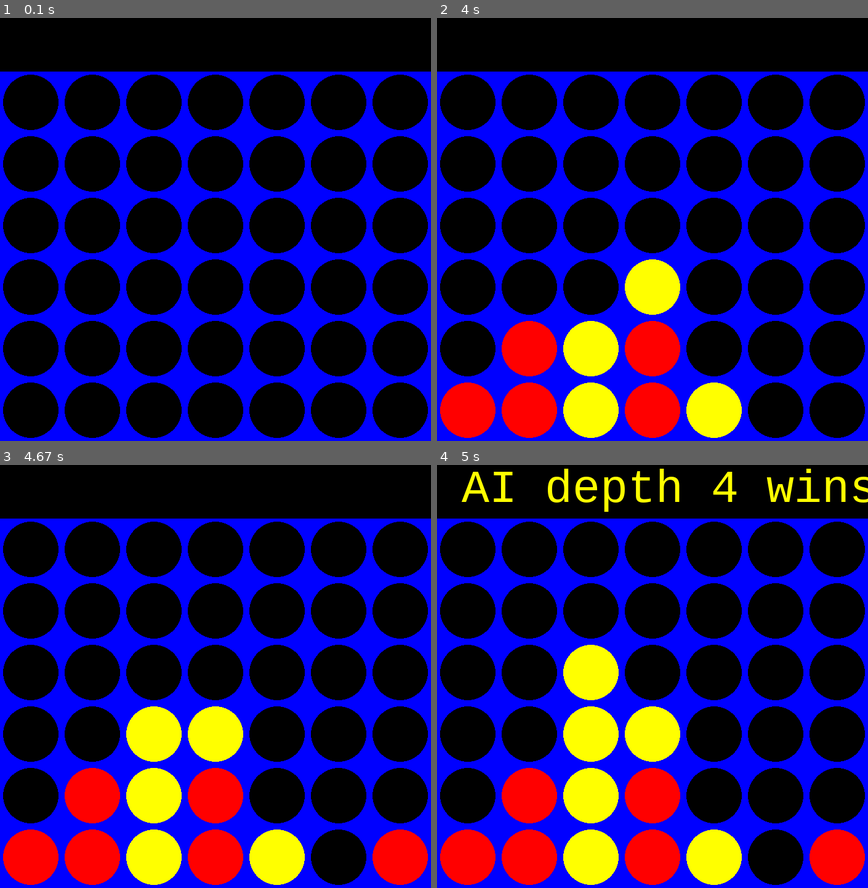
Above: before the commit, frames 1-4 (two rows, left to right).
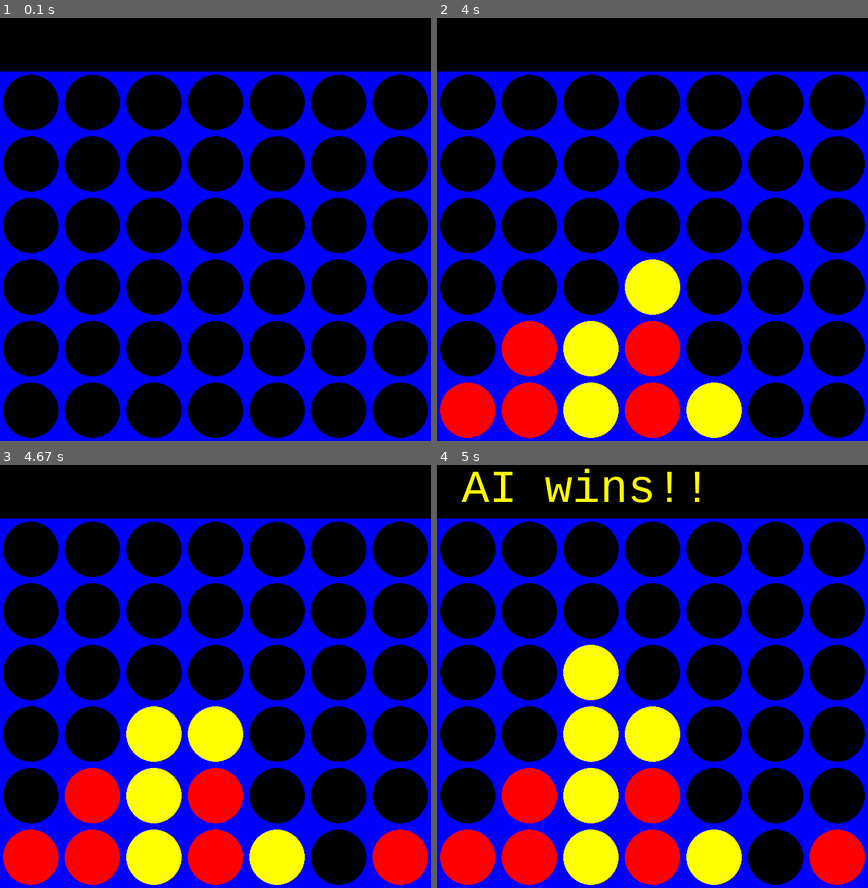
Above: after the commit, the same moments.

Repository: sam-coleman/Connect_4
Game: pygame game, started from main.py
Two runs of this game, one before a commit and one after it. Both use one fixed random seed, a clock stepped at 60 frames per second and the inputs below.
Inputs (mouse positions are in pixels of both pictures, inside the frame that each line leads up to):
- Up to frame 1 (0.1 s): no input
- Up to frame 2 (4 s): click (652, 225) at 0.38 s; click (540, 64) at 1.22 s; click (652, 280) at 1.88 s; click (488, 127) at 2.72 s; click (527, 140) at 3.62 s
- Up to frame 3 (4.67 s): click (370, 769) at 4.28 s
- Up to frame 4 (5 s): no input

Frames 1-3 are identical in both runs. In frame 4, 1.6% of the frame differs, in the area x 25-100%, y 0-12%.

Commit message:
Editing heuristic

Diff:
--- a/ai.py
+++ b/ai.py
@@ -86,20 +86,18 @@
     enemy_threes = calc_adjacent(board, PLAYER, 3)
     enemy_twos = calc_adjacent(board, PLAYER, 2)
 
-    if enemy_fours >= 1:
-    	# avoid at ALL COST
-    	rating = -math.inf
-    elif our_fours >= 1:
+    if our_fours >= 1:
         rating = math.inf
+    elif enemy_fours >= 1:
+        rating = -math.inf
     else:
     	# For now, we are not going to prevent double-counting (might change later)
-    	rating = (our_threes*(1000) + our_twos*(10) + enemy_threes*(-1000) + enemy_twos*(-10)) #our_fours*(1000000) +
+    	rating = (our_threes*(1000) + our_twos*(20) + enemy_threes*(-1000) + enemy_twos*(-10)) #our_fours*(1000000) +
     return rating
 
 def calc_adjacent(board, player, num):
     """num: how many we care about in a "row"
     need to deal with 2 in a row occurs in a 4 in a row, don't count sub-in-a-rows
-
     #return: # instances with num in a row for player
     """
     total = 0
@@ -131,7 +129,8 @@
                     total += 1
 
     elif num == 3:
-        	# Check horizontal locations
+        #ACTUAL 3 IN A ROWS, W/ NO BREAKS
+        # Check horizontal locations
         for c in range(COLUMN_COUNT-2):
             for r in range(ROW_COUNT):
                 if board[r][c] == player and board[r][c+1] == player and board[r][c+2] == player:
@@ -155,8 +154,41 @@
                 if board[r][c] == player and board[r-1][c+1] == player and board[r-2][c+2] == player:
                     total += 1
 
+        #3 IN A ROWS W/ AN EMPTY SQUARE IN THE MIDDLE
+        #checks horizaontal locations
+        for c in range(COLUMN_COUNT-3):
+            for r in range(ROW_COUNT):
+                if board[r][c] == player and board[r][c+1] == 0 and board[r][c+2] == player and board[r][c+3] == player:
+                    total += 1
+                elif board[r][c] == player and board[r][c+1] == player and board[r][c+2] == 0 and board[r][c+3] == player:
+                    total += 1
+
+        # Check vertical locations
+        for c in range(COLUMN_COUNT):
+            for r in range(ROW_COUNT-3):
+                if board[r][c] == player and board[r+1][c] == 0 and board[r+2][c] == player and board[r+3][c] == player:
+                    total += 1
+                elif board[r][c] == player and board[r+1][c] == player and board[r+2][c] == 0 and board[r+3][c] == player:
+                    total += 1
+
+        # Check positively sloped diaganols
+        for c in range(COLUMN_COUNT-3):
+            for r in range(ROW_COUNT-3):
+                if board[r][c] == player and board[r+1][c+1] == 0 and board[r+2][c+2] == player and board[r+3][c+3] == player:
+                    total += 1
+                elif board[r][c] == player and board[r+1][c+1] == player and board[r+2][c+2] == 0 and board[r+3][c+3] == player:
+                    total += 1
+
+        # Check negatively sloped diaganols
+        for c in range(COLUMN_COUNT-3):
+            for r in range(3, ROW_COUNT):
+                if board[r][c] == player and board[r-1][c+1] == 0 and board[r-2][c+2] == player and board[r-3][c+3] == player:
+                    total += 1
+                elif board[r][c] == player and board[r-1][c+1] == player and board[r-2][c+2] == 0 and board[r-3][c+3] == player:
+                    total += 1
+
     else: #num == 2
-
+        # ACTUAL 2 IN A ROWS, W/ NO BREAKS
         # Check horizontal locations
         for c in range(COLUMN_COUNT-1):
             for r in range(ROW_COUNT):
@@ -180,6 +212,31 @@
             for r in range(1, ROW_COUNT):
                 if board[r][c] == player and board[r-1][c+1] == player:
                     total += 1
+
+        # #2 IN A ROWS W/ AN EMPTY SQUARE IN THE MIDDLE
+        # # Check horizontal locations
+        # for c in range(COLUMN_COUNT-2):
+        #     for r in range(ROW_COUNT):
+        #         if board[r][c] == player and board[r][c+1] == 0 and board[r][c+2] == player:
+        #             total += 1
+
+        # # Check vertical locations
+        # for c in range(COLUMN_COUNT):
+        #     for r in range(ROW_COUNT-2):
+        #         if board[r][c] == player and board[r+1][c] == 0 and board[r+2][c] == player:
+        #             total += 1
+
+        # # Check positively sloped diaganols
+        # for c in range(COLUMN_COUNT-2):
+        #     for r in range(ROW_COUNT-2):
+        #         if board[r][c] == player and board[r+1][c+1] == 0 and board[r+2][c+2] == player:
+        #             total += 1
+
+        # # Check negatively sloped diaganols
+        # for c in range(COLUMN_COUNT-2):
+        #     for r in range(2, ROW_COUNT):
+        #         if board[r][c] == player and board[r-1][c+1] == 0 and board[r-2][c+2] == player:
+        #             total += 1
 
     return total
 
--- a/main.py
+++ b/main.py
@@ -156,7 +156,7 @@
 					drop_piece(board, row, col, AI)
 
 				if winning_move(board, AI):
-					label = myfont.render("AI depth 4 wins!!", 1, YELLOW)
+					label = myfont.render("AI wins!!", 1, YELLOW)
 					screen.blit(label, (40,10))
 					game_over = True
 
